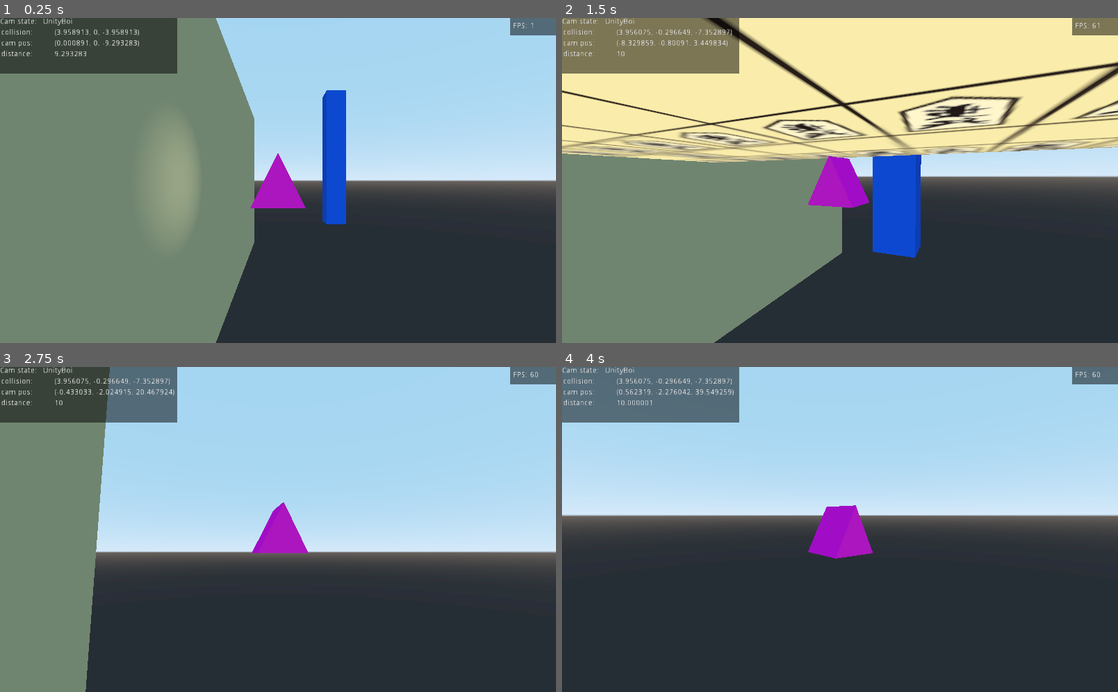
Above: before the commit, frames 1-4 (two rows, left to right).
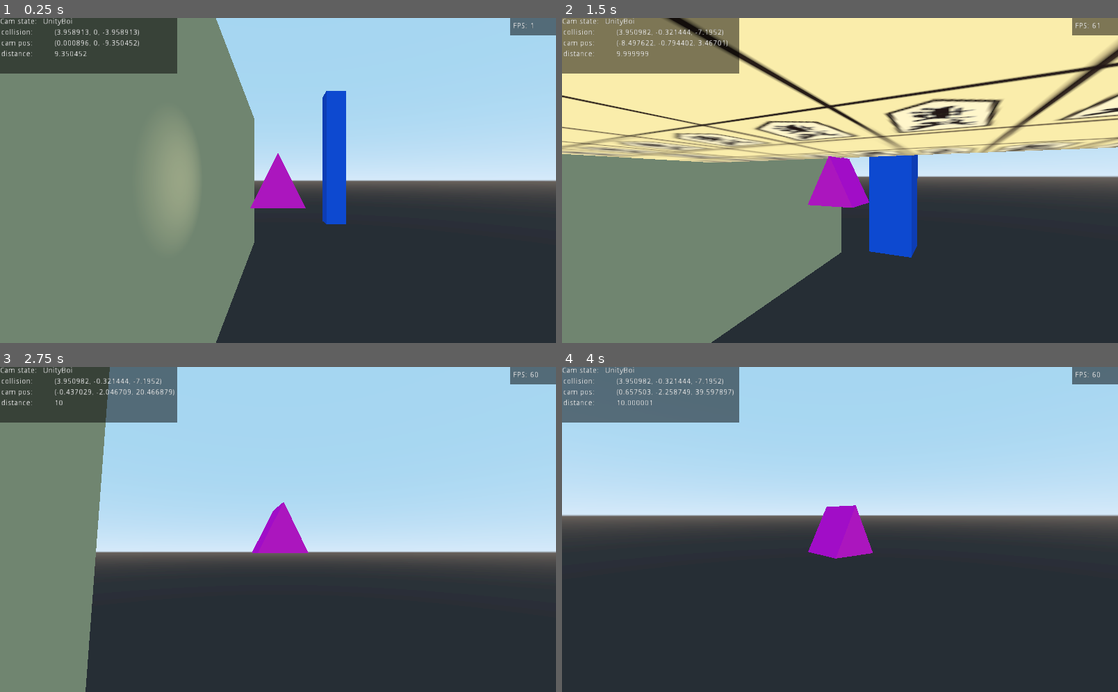
Above: after the commit, the same moments.

Repository: niklas-berg/Camera-State-Machine
Game: Godot game, scene res://Try hard.tscn
Same seed, same stepped clock (60 frames per second), same inputs: the game is played once before the commit and once after it.
Inputs (mouse positions are in pixels of both pictures, inside the frame that each line leads up to):
- Up to frame 1 (0.25 s): no input
- Up to frame 2 (1.5 s): tap Enter at 0.5 s; move the mouse to (867, 180) at 0.52 s; hold Shift (crouch) 0.53-1.28 s; hold Up (ui_up) from 0.53 s (still down); tap Space (jump) at 0.77 s; move the mouse to (812, 180) at 1.27 s; tap Shift (crouch) at 1.35 s
- Up to frame 3 (2.75 s): keep holding Up (ui_up); tap Space (jump) at 1.52 s; move the mouse to (289, 523) at 2.02 s; hold Shift (crouch) from 2.03 s (still down)
- Up to frame 4 (4 s): keep holding Up (ui_up); move the mouse to (834, 536) at 2.77 s; release Shift (crouch) at 2.78 s; tap Shift (crouch) at 2.85 s; tap Space (jump) at 3.02, 3.5, 3.77 s; move the mouse to (878, 532) at 3.52 s; hold Shift (crouch) from 3.53 s (still down)

The runs differ from the first frame. In frame 1, less than 0.1% of the frame differs, in the area x 11-63%, y 6-23%; in frame 2, 10%, in the area x 0-100%, y 0-100%; in frame 3, 0.2%; in frame 4, 0.2%.

Commit message:
Calling camera control from Movement.gd to ensure(?) that everything is updated in order

Diff:
--- a/Movement.gd
+++ b/Movement.gd
@@ -34,6 +34,7 @@
 	postB = desiredPos * 1.0 * speed
 
 	preA = target.global_transform.origin
+	$"/root/Node/KinematicBody/Camera/States/UnityBoi".cameraControl(delta)
 
 func _physics_process(delta):
 #	target.global_transform.origin = target.global_transform.origin.cubic_interpolate(desiredPos, preA, postB, delta * 25.0)
--- a/UnityBoi.gd
+++ b/UnityBoi.gd
@@ -25,8 +25,10 @@
 var previousCollisionPoint: Vector3 # Used when zooming out
 var previousCollisionLength: float
 var newRotation
+var previousTargetPos: Vector3
 
 func enter():
+
 	occlusion = false
 	ray = RayCast.new()
 	target.add_child(ray)
@@ -48,6 +50,7 @@
 	pass
 
 func _process(_delta):
+	previousTargetPos = target.global_transform.origin
 	mouseDelta = Vector2(0,0)
 	t += _delta * 5.05
 	t = clamp(t, 0, 1)
@@ -55,10 +58,9 @@
 #	tOut += _delta * 0.05
 #	tOut = clamp(tOut, 0, 1)
 	# |> A
+#	cameraControl(_delta)
 
-func update(_delta):
-
-
+func cameraControl(_delta):
 	newRotation = Quat(Basis(Vector3(deg2rad(pitch), deg2rad(yaw), 0)))
 	newRotation = previousRotation.slerp(newRotation, _delta * damp)
 	previousRotation = newRotation
@@ -105,11 +107,16 @@
 		finalCamPos = target.global_transform.origin + newRotation * newOffset
 #		else:
 #			finalCamPos = desiredCamPos
+
+#	camera.set_transform(Transform(Basis(newRotation), finalCamPos))
 	camera.global_transform.origin = finalCamPos
-	previousCamPos = camera.global_transform.origin
 	camera.look_at(target.global_transform.origin, Vector3(0, 1, 0))
+	debug()
 
-	debug()
+
+func update(_delta):
+	pass
+
 
 func handle_input(_event):
 	if _event is InputEventMouseMotion:
